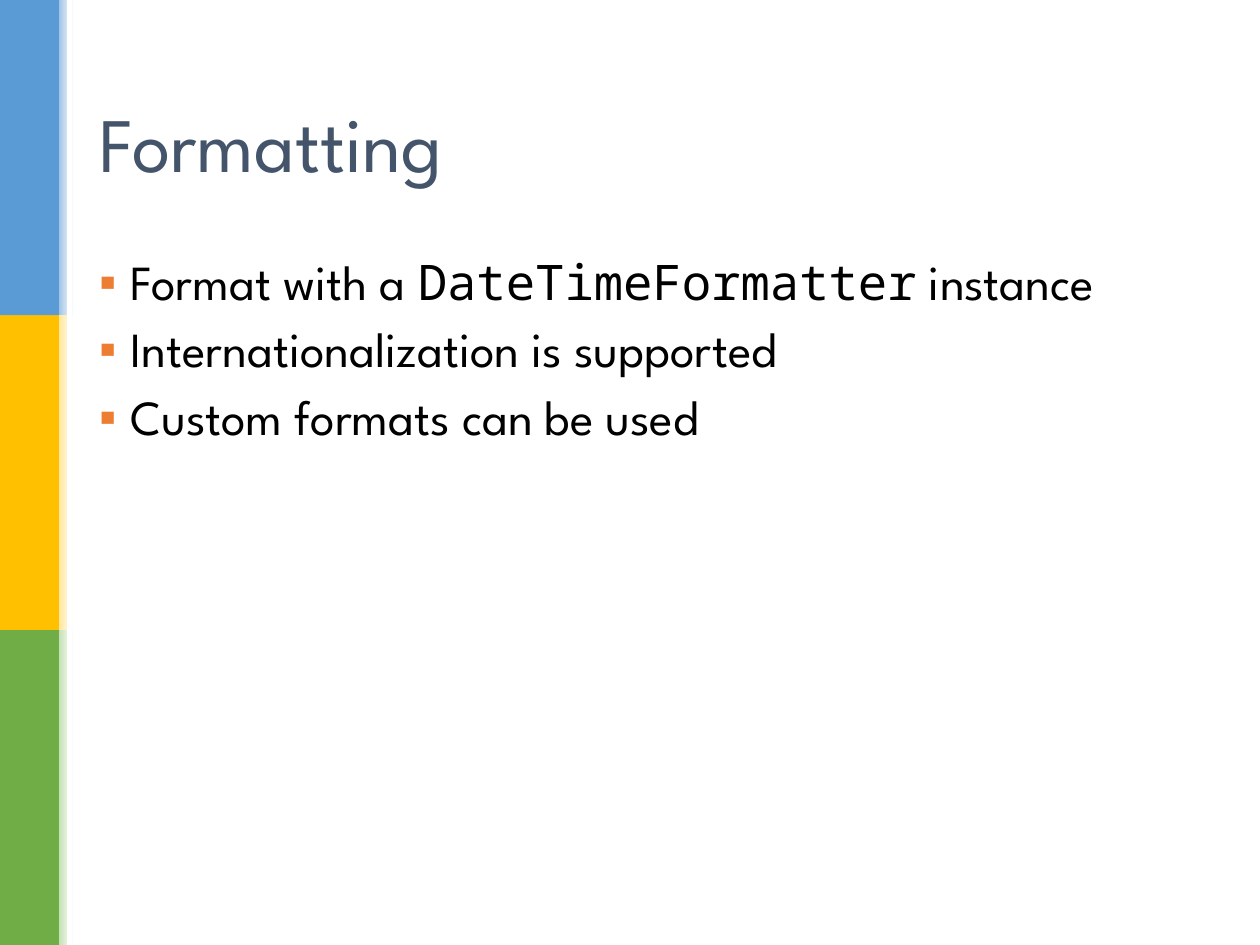
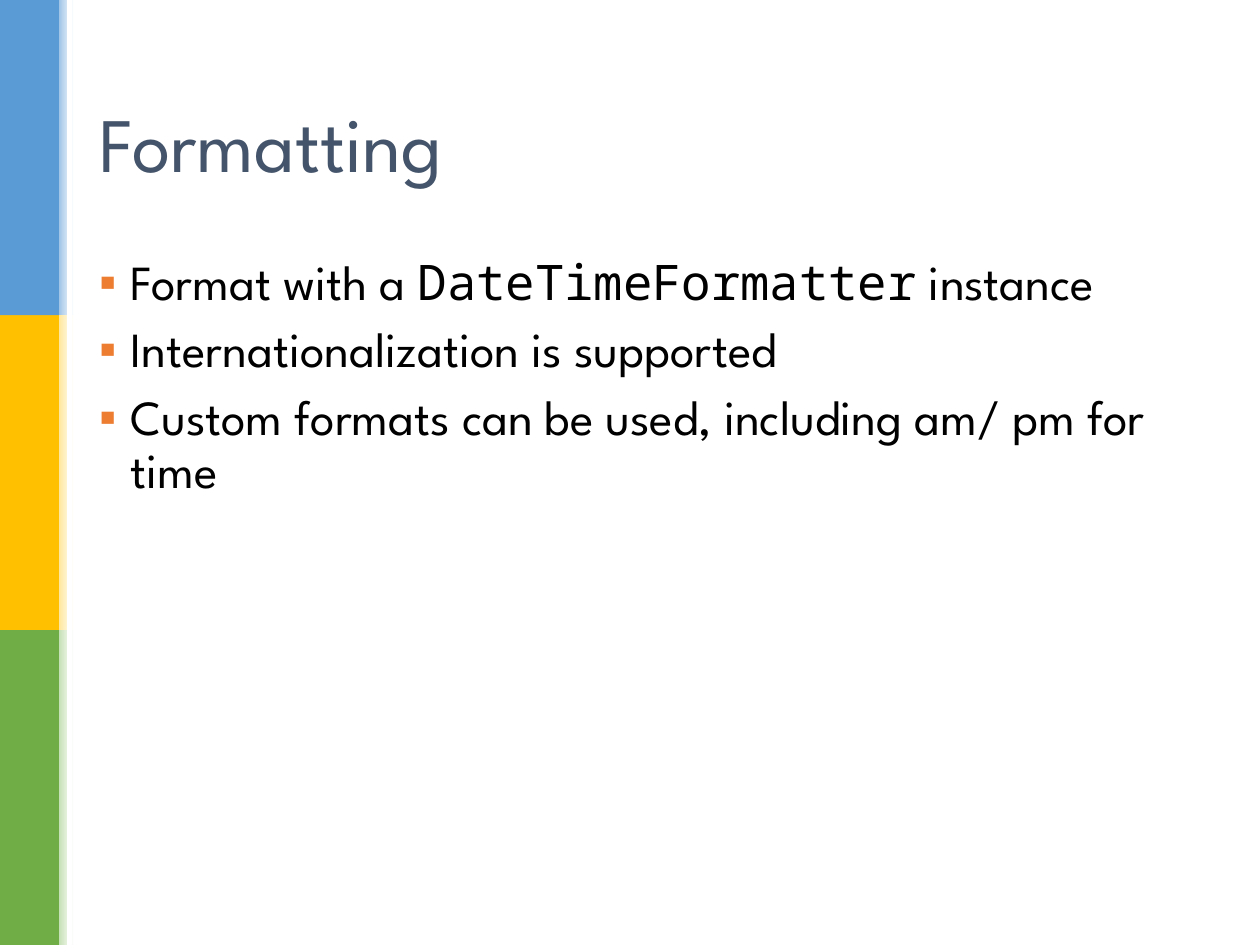
Before and after one commit to sualeh/make-a-date, a slide deck: slide 38 of Java 8 Date and Time API.pptx. Drawn at 1260x945 pixels with LibreOffice and Linux fonts; fonts in the diff are those of the drawing; background and template pictures are left out. Boxes give left, top, right and bottom in pixels: in the first picture for what was removed or moved away, otherwise in the second. Text is boxed around its words. In the diff, an @@ line names an element or a change of style, - is before the commit and + after.

Commit message:
Tweak

```diff
--- a/Java 8 Date and Time API.pptx
+++ b/Java 8 Date and Time API.pptx
@@ text at (x1=131, y1=400, x2=1144, y2=489): text changed @@
-▪ Custom formats can be used
+▪ Custom formats can be used, including am/ pm for time
```
